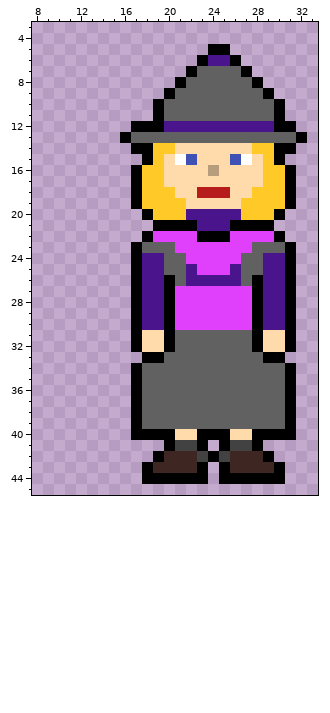
Two states of a pixel-art sprite, src/com/group17/game/resources/sprites/player2.png. Above: the version before the commit.
The file is 50x50 pixels. Pixels under 10% opacity are left out. Colours within 5 levels of each other are drawn and written as one. Shown: x 8..33, y 3..45.
After the commit:
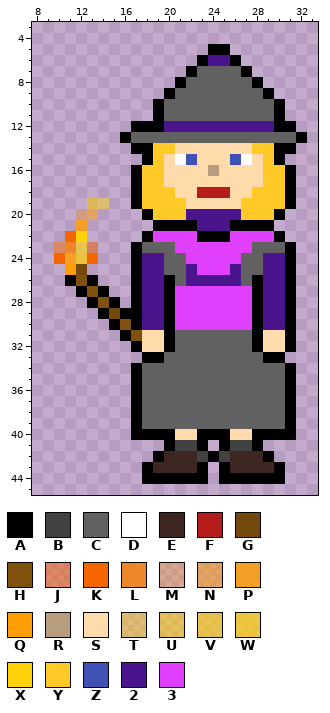
Palette (. is transparent): A #000000  B #424242  C #616161  D #ffffff  E #3e2723  F #b71c1c  G #73480c  H #80500d  J #f465007e  K #f46500  L #f98002cc  M #ff9d054d  N #ff9d0585  P #ff9d05d4  Q #ff9d05  R #b79d7c  S #ffdbac  T #ffd10b74  U #ffd10b8d  V #ffd10ba2  W #ffd10bb8  X #ffd10b  Y #ffca28  Z #3f51b5  2 #4a148c  3 #e040fb
From old to new:
Colour A is added in row 26 at x 11 and 13; in row 27 at x 12 and 14; in row 28 at x 13 and 15; in row 29 at x 14 and 16; in row 30 at x 15; in row 31 at x 16.
Colour G is added in row 25 at x 12; in row 29 at x 15.
Colour H is added in row 26 at x 12; in row 27 at x 13; in row 28 at x 14; in row 30 at x 16.
Colour H replaces colour A in row 31 at x 17.
Colour J is added in row 23 at x 10 and 13.
Colour K is added in row 22 at x 11; in row 24 at x 10 and 13.
Colour L is added in row 23 at x 11.
Colour M is added in row 20 at x 12.
Colour N is added in row 20 at x 13.
Colour P is added in row 21 at x 12; in row 24 at x 11.
Colour Q is added in row 25 at x 11.
Colour T is added in row 19 at x 14.
Colour U is added in row 19 at x 13.
Colour V is added in row 23 at x 12.
Colour W is added in row 24 at x 12.
Colour X is added in row 22 at x 12.
Changed places in both pictures, as pixel boxes (x1, y1, x2, y2):
changed: (54, 198, 142, 341)
